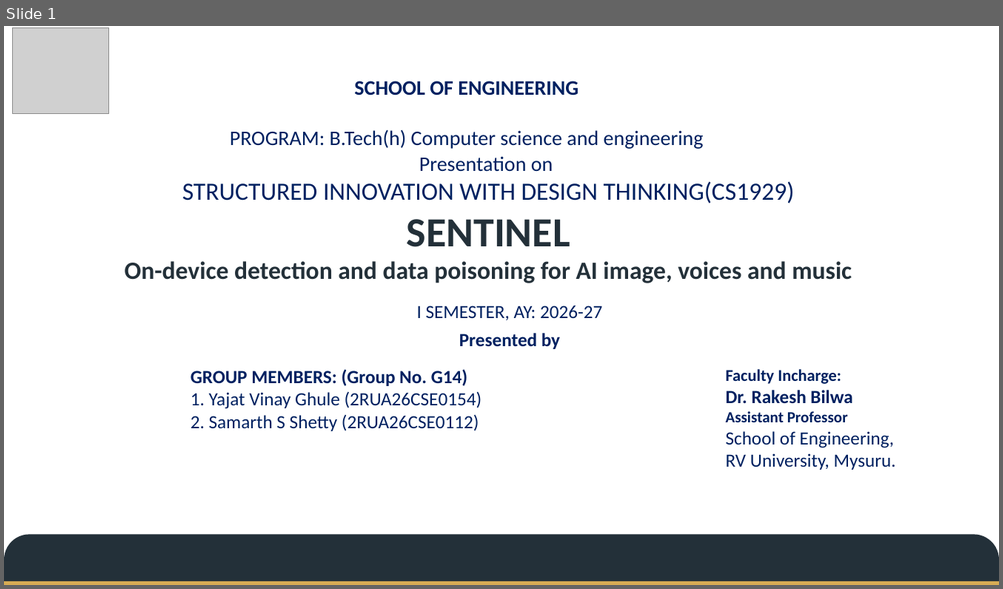
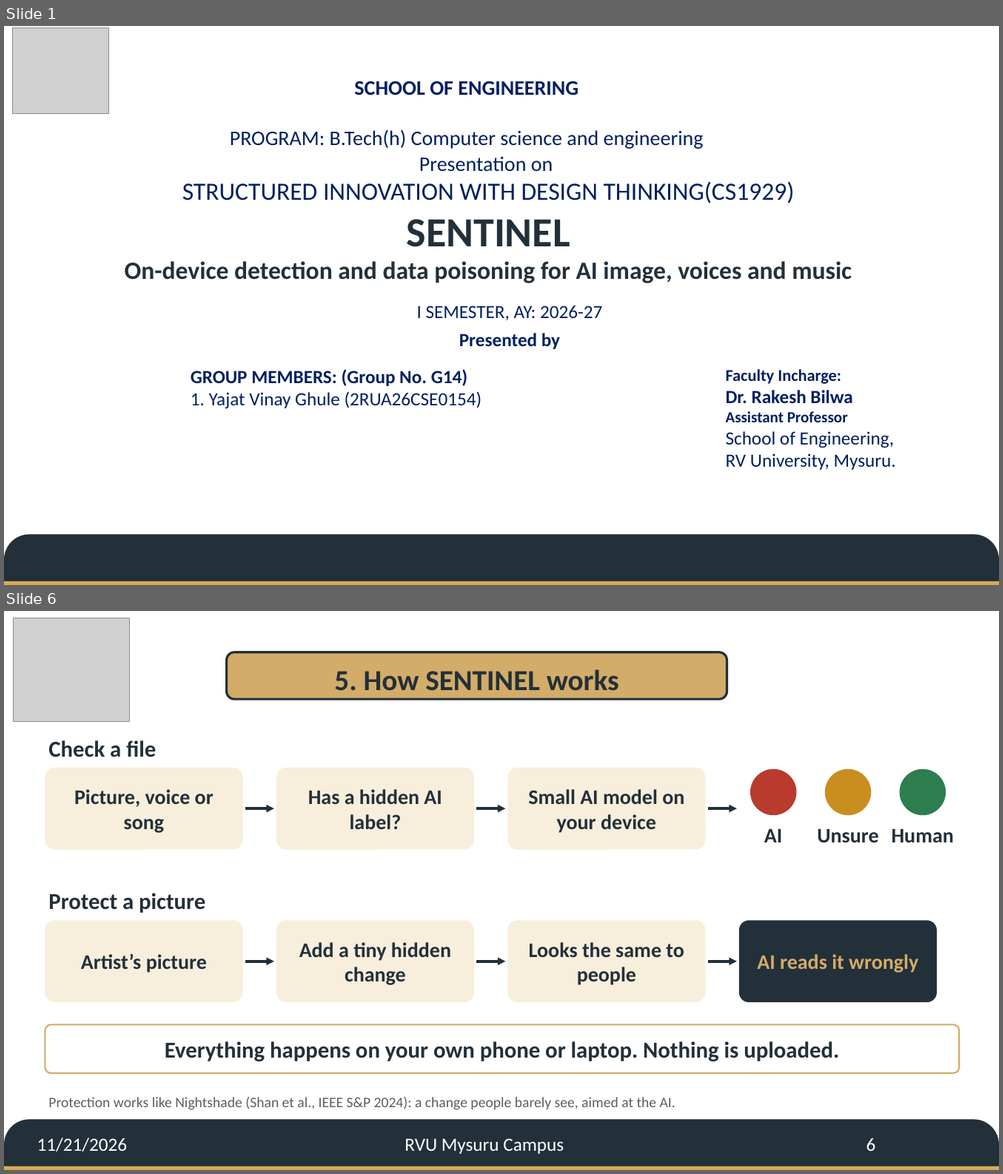
Before and after one commit to YajatGhule/ai-poisoner, a slide deck: sidt/SIDT_Jury_Deck_G14.pptx. Shown one above the other, each under a label of ours: slide 1 before the commit, slides 1 and 6 after it; the slides between them are not shown. The pictures are 1003x589 and 1003x1174 pixels, drawn with LibreOffice and Linux fonts; fonts in the diff are those of the drawing; grey boxes stand for pictures; background and template pictures are left out. Boxes give left, top, right and bottom in pixels: in the first picture for what was removed or moved away, otherwise in the second. Text is boxed around its words. In the diff, an @@ line names an element or a change of style, - is before the commit and + after.

```diff
--- a/sidt/SIDT_Jury_Deck_G14.pptx
+++ b/sidt/SIDT_Jury_Deck_G14.pptx
@@ slide 6 added at (x1=4, y1=611, x2=999, y2=1170), background picture (left out); not listed: 2 template elements that a slide beside it also shows @@
@@ picture added at (x1=14, y1=618, x2=129, y2=722) @@
@@ rounded rectangle added at (x1=226, y1=652, x2=727, y2=699), fill #D2AC68, outline #233039 2.25 pt, 28 pt, text #233039, bold @@
+5. How SENTINEL works
@@ text added at (x1=48, y1=741, x2=156, y2=758), 22 pt, text #233039, bold @@
+Check a file
@@ rounded rectangle added at (x1=45, y1=768, x2=243, y2=850), fill #F7EEDC, 20 pt, text #233039, bold @@
+Picture, voice or song
@@ rounded rectangle added at (x1=276, y1=768, x2=474, y2=850), fill #F7EEDC, 20 pt, text #233039, bold @@
+Has a hidden AI label?
@@ rounded rectangle added at (x1=508, y1=768, x2=706, y2=850), fill #F7EEDC, 20 pt, text #233039, bold @@
+Small AI model on your device
@@ ellipse added at (x1=750, y1=769, x2=797, y2=815), fill #B83B2E @@
@@ ellipse added at (x1=825, y1=769, x2=871, y2=815), fill #C98E1F @@
@@ ellipse added at (x1=899, y1=769, x2=945, y2=815), fill #2E7D4F @@
@@ arrow added from (245, 809) to (274, 809), #233039 2.5 pt @@
@@ arrow added from (476, 809) to (506, 809), #233039 2.5 pt @@
@@ arrow added from (708, 809) to (737, 809), #233039 2.5 pt @@
@@ text added at (x1=764, y1=829, x2=782, y2=843), 20 pt, text #233039, bold @@
+AI
@@ text added at (x1=817, y1=829, x2=878, y2=843), 20 pt, text #233039, bold @@
+Unsure
@@ text added at (x1=891, y1=829, x2=953, y2=843), 20 pt, text #233039, bold @@
+Human
@@ text added at (x1=48, y1=893, x2=205, y2=913), 22 pt, text #233039, bold @@
+Protect a picture
@@ rounded rectangle added at (x1=45, y1=920, x2=243, y2=1002), fill #F7EEDC, 20 pt, text #233039, bold @@
+Artist’s picture
@@ rounded rectangle added at (x1=276, y1=920, x2=474, y2=1002), fill #F7EEDC, 20 pt, text #233039, bold @@
+Add a tiny hidden change
@@ rounded rectangle added at (x1=508, y1=920, x2=706, y2=1002), fill #F7EEDC, 20 pt, text #233039, bold @@
+Looks the same to people
@@ rounded rectangle added at (x1=739, y1=920, x2=936, y2=1002), fill #233039, 20 pt, text #D2AC68, bold @@
+AI reads it wrongly
@@ arrow added from (245, 962) to (274, 962), #233039 2.5 pt @@
@@ arrow added from (476, 962) to (506, 962), #233039 2.5 pt @@
@@ arrow added from (708, 962) to (737, 962), #233039 2.5 pt @@
@@ rounded rectangle added at (x1=45, y1=1025, x2=959, y2=1073), fill #FFFFFF, outline #D2AC68 1.5 pt, 22 pt, text #233039, bold @@
+Everything happens on your own phone or laptop. Nothing is uploaded.
@@ text added at (x1=48, y1=1097, x2=675, y2=1111), 14 pt, text #555F66 @@
+Protection works like Nightshade (Shan et al., IEEE S&P 2024): a change people barely see, aimed at the AI.
@@ text added at (x1=37, y1=1138, x2=127, y2=1152), 18 pt, text #FFFFFF @@
+11/21/2026
@@ text added at (x1=404, y1=1139, x2=563, y2=1154), 18 pt, text #FFFFFF @@
+RVU Mysuru Campus
@@ page number added at (x1=866, y1=1139, x2=876, y2=1151), 18 pt, text #FFFFFF @@
+6
@@ slide 1 changed as well @@
@@ text at (x1=190, y1=415, x2=479, y2=432): paragraph removed @@
-2. Samarth S Shetty (2RUA26CSE0112)
```
Also in this commit, not shown: 8 other slides changed, 1 slide removed, 8 other files.
